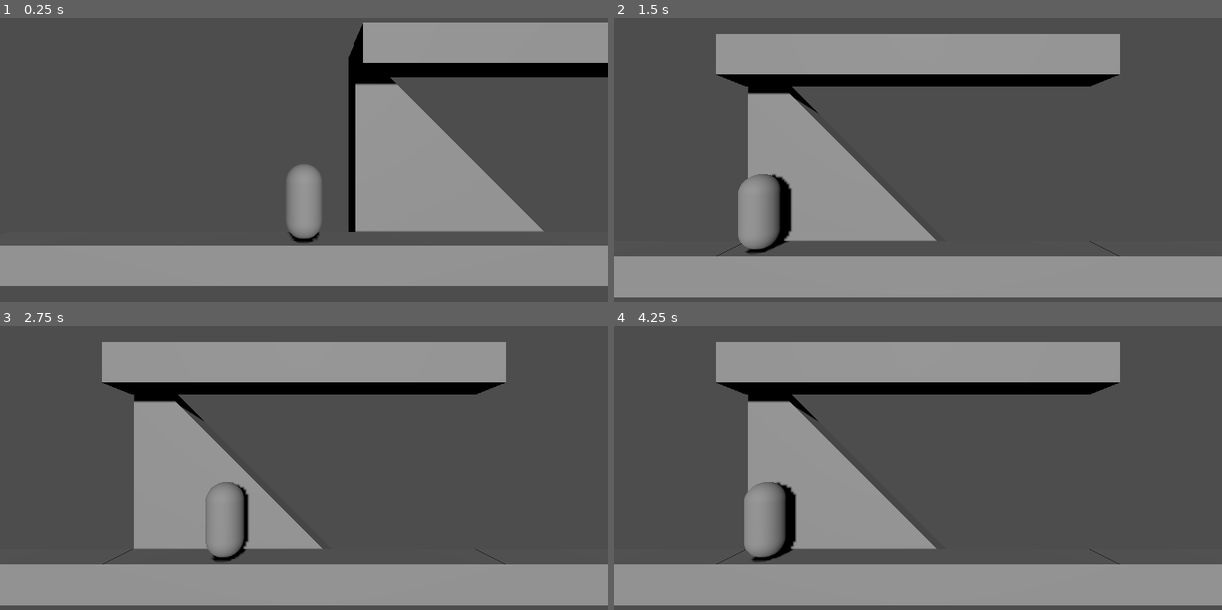
Above: before the commit, frames 1-4 (two rows, left to right).
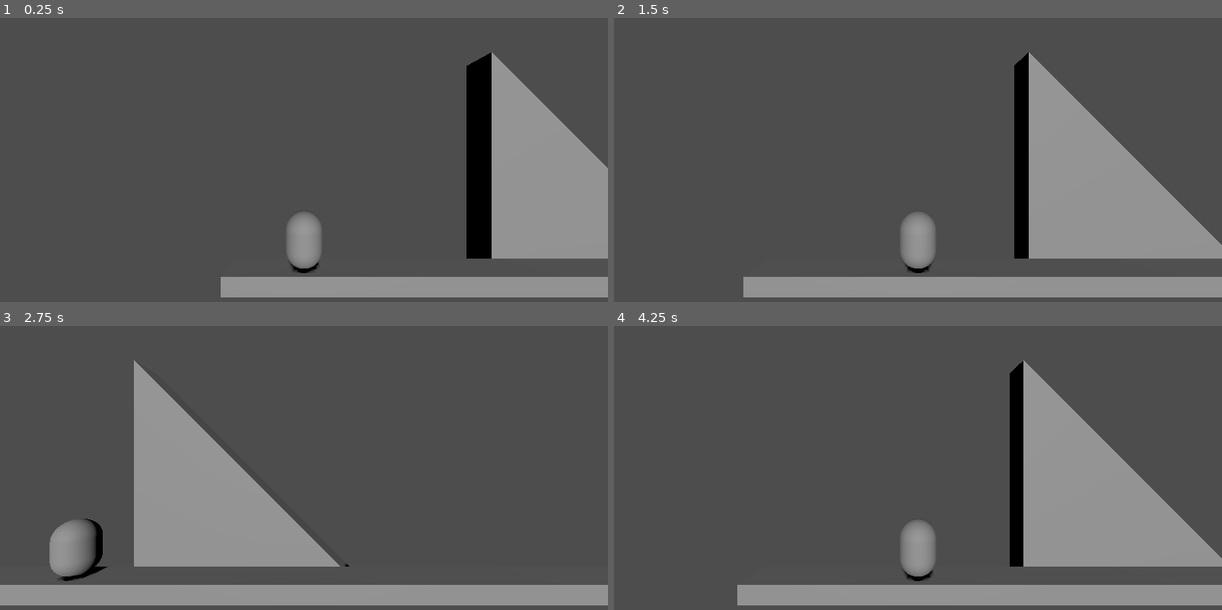
Above: after the commit, the same moments.

Repository: emaity/godot-death-party-testing
Game: Godot game, scene res://main.tscn
The game is run twice, just before and just after one commit, with the same random seed, the same clock (stepped at 60 frames per second) and the same inputs.
Inputs:
- Up to frame 1 (0.25 s): no input
- Up to frame 2 (1.5 s): tap Enter at 0.5 s; hold D (move_right) 0.53-1.28 s; tap E (interact) at 0.6, 1.35 s; tap Space (jump) at 0.77 s; hold S (move_down) from 1.28 s (still down)
- Up to frame 3 (2.75 s): tap Space (jump) at 1.52, 2 s; release S (move_down) at 2.03 s; hold D (move_right) from 2.03 s (still down); tap E (interact) at 2.1 s
- Up to frame 4 (4.25 s): release D (move_right) at 2.78 s; hold W (move_up) 2.78-3.53 s; tap E (interact) at 2.85, 3.6 s; tap Space (jump) at 3.02, 3.77 s; tap Enter at 3.5 s; hold A (move_left) from 3.53 s (still down)

The runs differ from the first frame. In frame 1, 42% of the frame differs, in the area x 0-100%, y 1-99%; in frame 2, 44%, in the area x 0-100%, y 5-99%; in frame 3, 22%; in frame 4, 44%.

Commit message:
Changed collision parenting and added tool script

Diff:
--- a/main.tscn
+++ b/main.tscn
@@ -4,57 +4,57 @@
 [ext_resource type="PackedScene" uid="uid://b8kaqd0dtqsp1" path="res://player.tscn" id="2_0xm2m"]
 [ext_resource type="PackedScene" uid="uid://b775wvigqexbq" path="res://stairs_left.tscn" id="2_h2yge"]
 
-[sub_resource type="BoxShape3D" id="BoxShape3D_0xm2m"]
-size = Vector3(10, 1, 1)
+[sub_resource type="BoxShape3D" id="BoxShape3D_h2yge"]
+size = Vector3(5, 0.5, 1)
 
-[sub_resource type="BoxMesh" id="BoxMesh_h2yge"]
-size = Vector3(10, 1, 1)
+[sub_resource type="BoxMesh" id="BoxMesh_1bvp3"]
+size = Vector3(5, 0.5, 1)
 
 [node name="Main" type="Node3D"]
 
+[node name="DirectionalLight3D" type="DirectionalLight3D" parent="."]
+transform = Transform3D(1, 0, 0, 0, 0.965926, 0.258819, 0, -0.258819, 0.965926, -0.194082, 4.01692, 3.53107)
+shadow_enabled = true
+
 [node name="Player" parent="." instance=ExtResource("2_0xm2m")]
-transform = Transform3D(1, 0, 0, 0, 1, 0, 0, 0, 1, -6.45861, 1.51741, 0)
+transform = Transform3D(1, 0, 0, 0, 1, 0, 0, 0, 1, -10.444, 0.75, 0)
 floor_constant_speed = true
 
 [node name="Floor" type="StaticBody3D" parent="."]
-transform = Transform3D(1, 0, 0, 0, 1, 0, 0, 0, 1, -10, 0, 0)
+transform = Transform3D(1, 0, 0, 0, 1, 0, 0, 0, 1, -10, -0.25, 0)
 collision_layer = 2
 collision_mask = 0
 
 [node name="CollisionShape3D" type="CollisionShape3D" parent="Floor"]
-shape = SubResource("BoxShape3D_0xm2m")
+shape = SubResource("BoxShape3D_h2yge")
 
-[node name="MeshInstance3D" type="MeshInstance3D" parent="Floor/CollisionShape3D"]
-mesh = SubResource("BoxMesh_h2yge")
-skeleton = NodePath("../../..")
+[node name="MeshInstance3D" type="MeshInstance3D" parent="Floor"]
+mesh = SubResource("BoxMesh_1bvp3")
+skeleton = NodePath("../..")
 
 [node name="Room" parent="." instance=ExtResource("1_ig7tw")]
 collision_layer = 2
 collision_mask = 1
 
+[node name="StairsLeft" parent="Room" instance=ExtResource("2_h2yge")]
+transform = Transform3D(1, 0, 0, 0, 1, 0, 0, 0, 1, 1.54139, -0.48259, -1)
+
 [node name="Floor2" type="StaticBody3D" parent="."]
-transform = Transform3D(1, 0, 0, 0, 1, 0, 0, 0, 1, 10, 0, 0)
+transform = Transform3D(1, 0, 0, 0, 1, 0, 0, 0, 1, 10, -0.25, 0)
 collision_layer = 2
 collision_mask = 0
 
 [node name="CollisionShape3D" type="CollisionShape3D" parent="Floor2"]
-shape = SubResource("BoxShape3D_0xm2m")
+shape = SubResource("BoxShape3D_h2yge")
 
-[node name="MeshInstance3D" type="MeshInstance3D" parent="Floor2/CollisionShape3D"]
-mesh = SubResource("BoxMesh_h2yge")
+[node name="MeshInstance3D" type="MeshInstance3D" parent="Floor2"]
+mesh = SubResource("BoxMesh_1bvp3")
 skeleton = NodePath("../..")
 
 [node name="Room2" parent="." instance=ExtResource("1_ig7tw")]
-transform = Transform3D(1, 0, 0, 0, 1, 0, 0, 0, 1, 14, 0, 0)
+transform = Transform3D(1, 0, 0, 0, 1, 0, 0, 0, 1, 20, 0, 0)
 collision_layer = 2
 collision_mask = 1
 
-[node name="DirectionalLight3D" type="DirectionalLight3D" parent="."]
-transform = Transform3D(1, 0, 0, 0, 0.965926, 0.258819, 0, -0.258819, 0.965926, -0.194082, 4.01692, 3.53107)
-shadow_enabled = true
-
-[node name="StairsLeft" parent="." instance=ExtResource("2_h2yge")]
-transform = Transform3D(1, 0, 0, 0, 1, 0, 0, 0, 1, 1.54139, -0.48259, -1)
-
 [connection signal="body_entered" from="Room" to="Player" method="_on_room_body_entered"]
 [connection signal="body_entered" from="Room2" to="Player" method="_on_room_body_entered"]
--- a/player.tscn
+++ b/player.tscn
@@ -3,8 +3,10 @@
 [ext_resource type="Script" uid="uid://btdxsedihjw8m" path="res://scripts/player.gd" id="1_4flbx"]
 
 [sub_resource type="CapsuleShape3D" id="CapsuleShape3D_sh265"]
+height = 1.5
 
 [sub_resource type="CapsuleMesh" id="CapsuleMesh_4flbx"]
+height = 1.5
 
 [node name="Player" type="CharacterBody3D"]
 collision_mask = 2
@@ -17,5 +19,5 @@
 mesh = SubResource("CapsuleMesh_4flbx")
 
 [node name="PlayerCamera" type="Camera3D" parent="."]
-transform = Transform3D(1, 0, 0, 0, 1, 0, 0, 0, 1, 0, 1.225, 6)
+transform = Transform3D(1, 0, 0, 0, 1, 0, 0, 0, 1, 0, 2.25, 6)
 size = 5.0
--- a/project.godot
+++ b/project.godot
@@ -10,7 +10,7 @@
 
 [application]
 
-config/name="3D test"
+config/name="godot-death-party-testing"
 run/main_scene="uid://bcbpgaqf020eb"
 config/features=PackedStringArray("4.4", "Forward Plus")
 config/icon="res://icon.svg"
--- a/room.tscn
+++ b/room.tscn
@@ -3,13 +3,13 @@
 [ext_resource type="Script" uid="uid://c3rpd8u8anwf1" path="res://scripts/room.gd" id="1_bisa2"]
 
 [sub_resource type="BoxShape3D" id="BoxShape3D_bisa2"]
-size = Vector3(8, 6.5, 1)
+size = Vector3(14, 3, 1)
 
 [sub_resource type="BoxShape3D" id="BoxShape3D_v321d"]
-size = Vector3(10, 1, 1)
+size = Vector3(15, 0.5, 1)
 
 [sub_resource type="BoxMesh" id="BoxMesh_88gup"]
-size = Vector3(10, 1, 1)
+size = Vector3(15, 0.5, 1)
 
 [node name="Room" type="Area3D"]
 collision_layer = 0
@@ -18,33 +18,21 @@
 script = ExtResource("1_bisa2")
 
 [node name="CollisionShape3D" type="CollisionShape3D" parent="."]
-transform = Transform3D(1, 0, 0, 0, 1, 0, 0, 0, 1, 0, 2.75, 0)
+transform = Transform3D(1, 0, 0, 0, 1, 0, 0, 0, 1, 0, 1.5, 0)
 shape = SubResource("BoxShape3D_bisa2")
 debug_color = Color(1, 0.0212546, 0.621862, 1)
 
 [node name="RoomCamera" type="Camera3D" parent="."]
 transform = Transform3D(1, 0, 0, 0, 1, 0, 0, 0, 1, 0, 3, 6)
 
-[node name="Ceiling" type="StaticBody3D" parent="."]
-transform = Transform3D(1, 0, 0, 0, 1, 0, 0, 0, 1, 0, 5, 0)
-collision_layer = 2
-collision_mask = 0
-
-[node name="CollisionShape3D" type="CollisionShape3D" parent="Ceiling"]
-transform = Transform3D(1, 0, 0, 0, 1, 0, 0, 0, 1, 0, 0.5, 0)
-shape = SubResource("BoxShape3D_v321d")
-
-[node name="MeshInstance3D" type="MeshInstance3D" parent="Ceiling/CollisionShape3D"]
-mesh = SubResource("BoxMesh_88gup")
-skeleton = NodePath("../../..")
-
 [node name="Floor" type="StaticBody3D" parent="."]
+transform = Transform3D(1, 0, 0, 0, 1, 0, 0, 0, 1, 0, -0.25, 0)
 collision_layer = 2
 collision_mask = 0
 
 [node name="CollisionShape3D" type="CollisionShape3D" parent="Floor"]
 shape = SubResource("BoxShape3D_v321d")
 
-[node name="MeshInstance3D" type="MeshInstance3D" parent="Floor/CollisionShape3D"]
+[node name="MeshInstance3D" type="MeshInstance3D" parent="Floor"]
 mesh = SubResource("BoxMesh_88gup")
-skeleton = NodePath("../../..")
+skeleton = NodePath("../..")
--- a/stairs_left.gd
+++ b/scripts/stairs_left.gd
@@ -1,7 +1,7 @@
 extends StaticBody3D
 
 
-func _physics_process(delta: float) -> void:
+func _physics_process(_delta: float) -> void:
 	if $PlayerEntranceDetector.has_overlapping_bodies():
 		var player: CharacterBody3D = $PlayerEntranceDetector.get_overlapping_bodies()[0]
 		if Input.is_action_just_pressed("move_up") and round(player.global_position.z) != -1:
--- a/stairs_left.tscn
+++ b/stairs_left.tscn
@@ -1,6 +1,6 @@
 [gd_scene load_steps=6 format=3 uid="uid://b775wvigqexbq"]
 
-[ext_resource type="Script" uid="uid://gkfxsv8ng3rc" path="res://stairs_left.gd" id="1_sfwic"]
+[ext_resource type="Script" uid="uid://gkfxsv8ng3rc" path="res://scripts/stairs_left.gd" id="1_sfwic"]
 
 [sub_resource type="BoxShape3D" id="BoxShape3D_sdf1a"]
 size = Vector3(1, 9.192, 1)
--- /dev/null
+++ b/tool_scripts/match_collision_to_mesh.gd
@@ -0,0 +1,6 @@
+@tool
+extends StaticBody3D
+
+func _process(delta: float) -> void:
+	if true:
+		$CollisionShape3D.shape.size = $MeshInstance3D.mesh.size
Renamed: stairs_left.gd.uid -> scripts/stairs_left.gd.uid
Not shown, added: tool_scripts/match_collision_to_mesh.gd.uid
